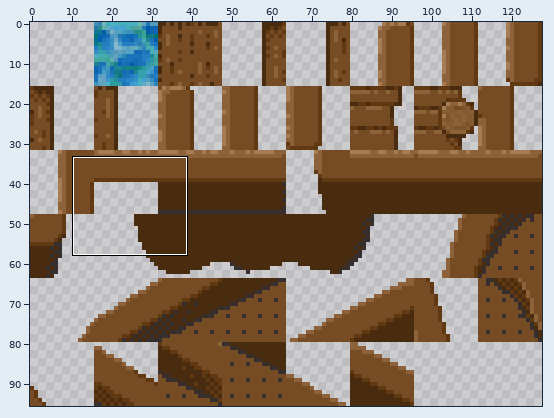
A sprite sheet gets an edit: Assets/Art/Tiles/Wooden.png. The picture above shows the old version from afar; the outline marks the close-up.
Close-up. The starting point:
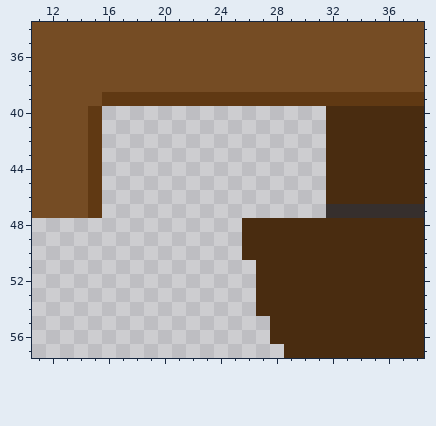
The file is 128x96 pixels. Colours within 5 levels of each other are drawn and written as one. Shown: x 11..38, y 34..57.
After:
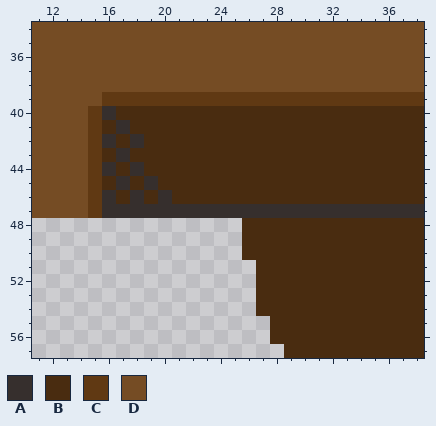
Palette (. is transparent): A #362f2d  B #492c10  C #603913  D #754c24
Diff:
Colour A is added in row 40 at x 16; in row 41 at x 17; in row 42 at x 16 and 18; in row 43 at x 17; in row 44 at x 16 and 18; in row 45 at x 17 and 19.
Colour A is added in row 46 at x 16, 18 and 20; in row 47 at x 16 to 31.
Colour B is added in row 40 at x 17 to 31; in row 41 at x 16 and 18 to 31; in row 42 at x 17 and 19 to 31; in row 43 at x 16 and 18 to 31; in row 44 at x 17 and 19 to 31; in row 45 at x 16, 18 and 20 to 31.
Colour B is added in row 46 at x 17, 19 and 21 to 31.
Boxes around the changes in both close-ups, in picture pixels (x1, y1, x2, y2):
added: (102, 106, 326, 218)
